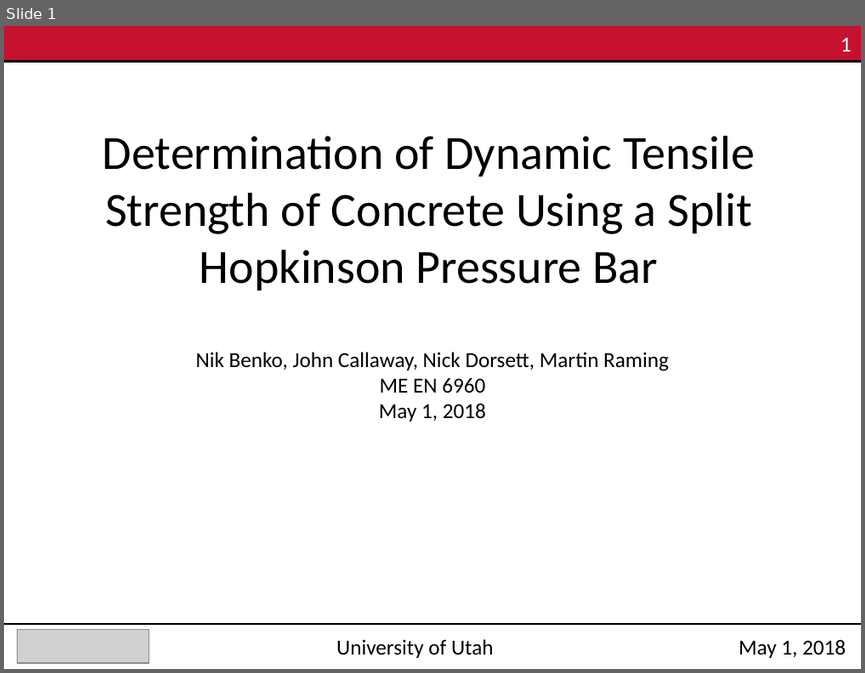
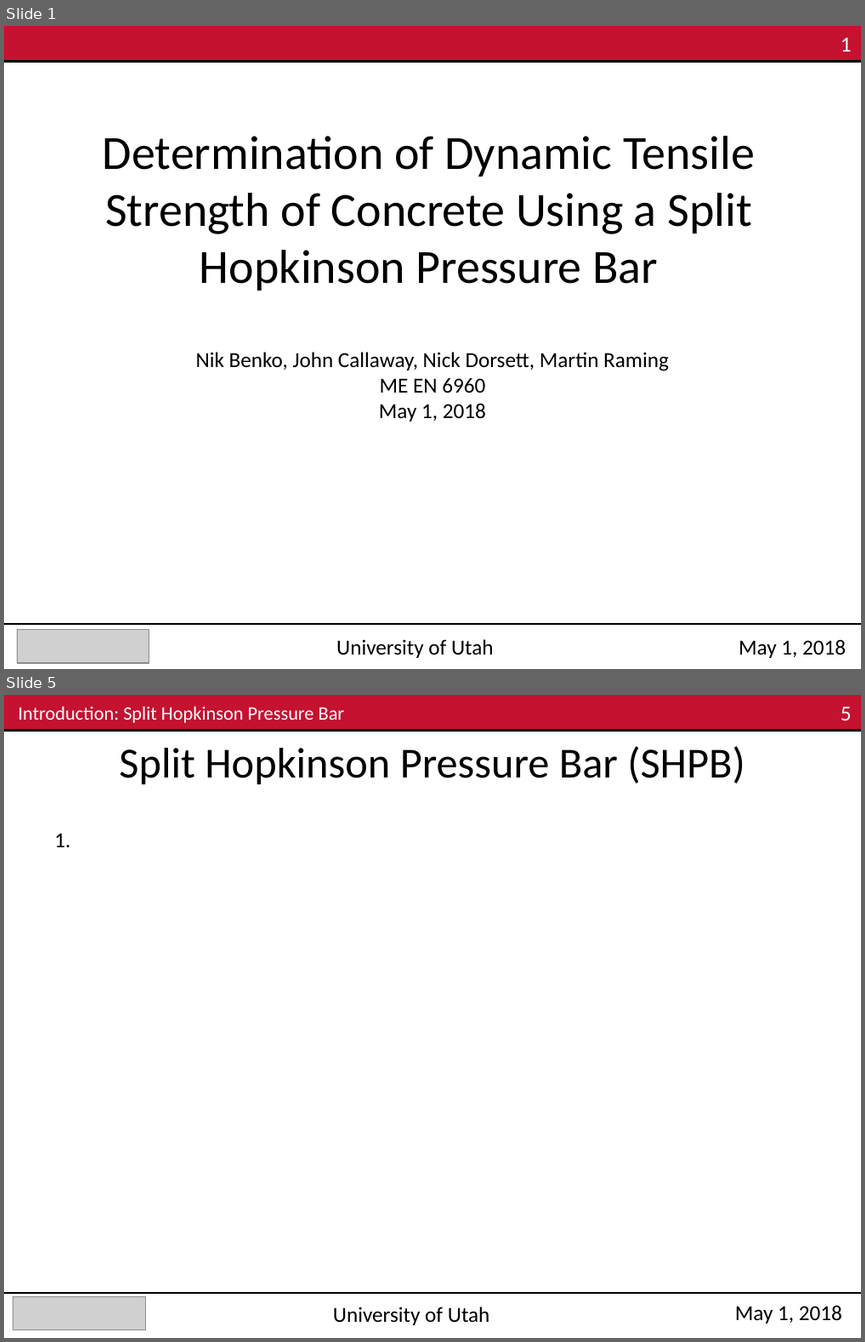
Before and after one commit to Mar-ten/PMAA_Fracture, a slide deck: ME EN 6960_Group4_Exp3.pptx. Shown one above the other, each under a label of ours: slide 1 before the commit, slides 1 and 5 after it; the slides between them are not shown. The pictures are 865x673 and 865x1342 pixels, drawn with LibreOffice and Linux fonts; fonts in the diff are those of the drawing; grey boxes stand for pictures. Boxes give left, top, right and bottom in pixels: in the first picture for what was removed or moved away, otherwise in the second. Text is boxed around its words. In the diff, an @@ line names an element or a change of style, - is before the commit and + after.

```diff
--- a/ME EN 6960_Group4_Exp3.pptx
+++ b/ME EN 6960_Group4_Exp3.pptx
@@ slide 5 added at (4,695,861,1338), background #FFFFFF @@
@@ rectangle added at (4,695,861,730), fill #C41230 @@
@@ text added at (18,706,345,723), 16 pt, text #FFFFFF @@
+Introduction: Split Hopkinson Pressure Bar
@@ text added at (840,707,851,721), 18 pt, text #FFFFFF @@
+5
@@ line added from (4, 730) to (861, 730), #000000 2 pt @@
@@ text added at (119,746,744,784), 36 pt, text #000000 @@
+Split Hopkinson Pressure Bar (SHPB)
@@ text added at (54,833,70,847), 18 pt, text #000000 @@
+1.
@@ line added from (4, 1293) to (861, 1293), #000000 1 pt @@
@@ picture added at (13,1297,145,1330) @@
@@ text added at (333,1306,490,1325), 18 pt, text #000000 @@
+University of Utah
@@ text added at (735,1304,842,1323), 18 pt, text #000000 @@
+May 1, 2018
```
Also in this commit, not shown: 12 other slides added, 9 slides removed.
